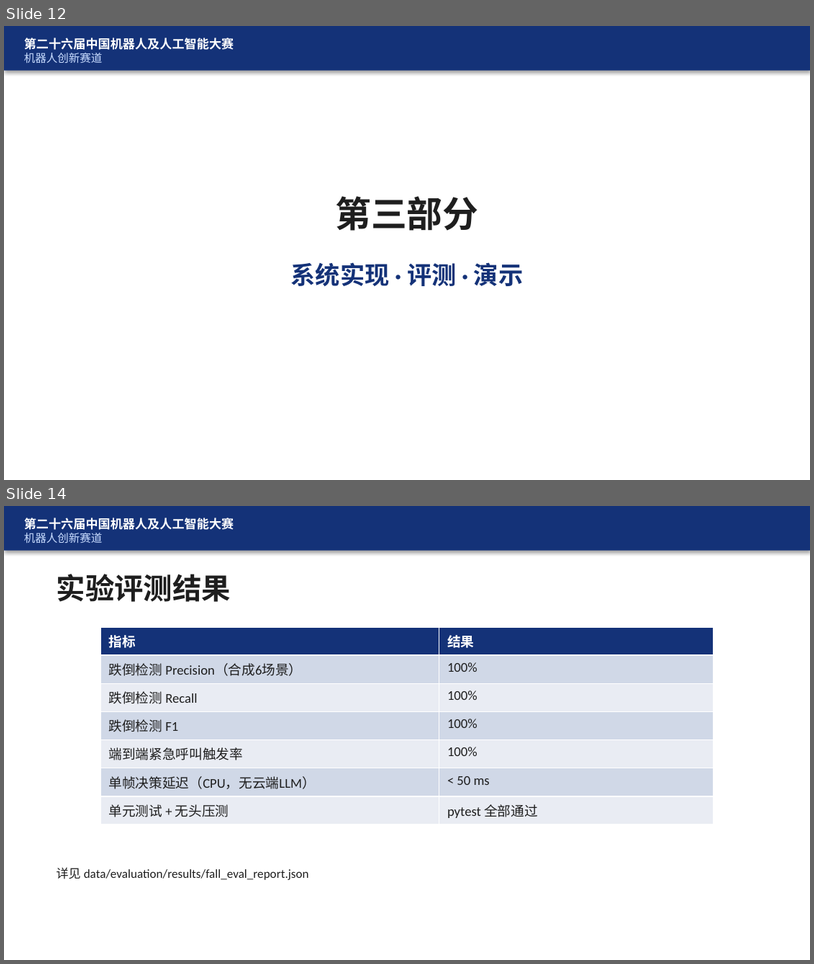
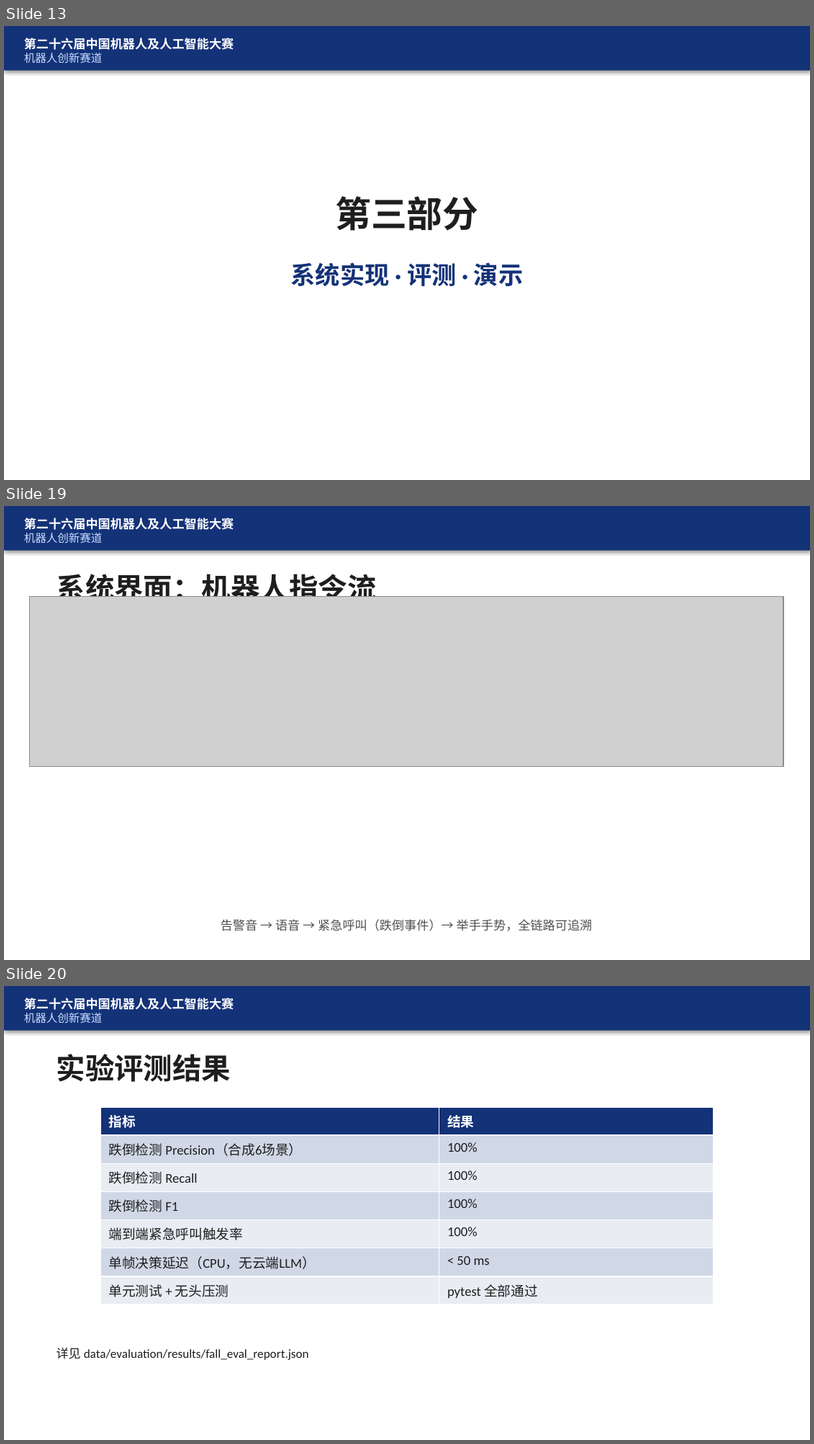
Before and after one commit to FBB123571/ElderCare-Humanoid-Platform, a slide deck: docs/答辩_CareCompanion.pptx. Shown one above the other, each under a label of ours: slides 12 and 14 before the commit, slides 13, 19 and 20 after it; the slides between them are not shown. The pictures are 814x964 and 814x1444 pixels, drawn with LibreOffice and Linux fonts; fonts in the diff are those of the drawing; grey boxes stand for pictures. Boxes give left, top, right and bottom in pixels: in the first picture for what was removed or moved away, otherwise in the second. Text is boxed around its words. In the diff, an @@ line names an element or a change of style, - is before the commit and + after.

Commit message:
docs: embed Web screenshots in defense PPT
Add six答辩界面截图 to docs/assets and regenerate the 26-slide
答辩_CareCompanion.pptx via generate_presentation.py; include PPT checklist.

```diff
--- a/docs/答辩_CareCompanion.pptx
+++ b/docs/答辩_CareCompanion.pptx
@@ slide 19 added at [4, 506, 810, 960], background #FFFFFF @@
@@ rectangle added at [4, 506, 810, 551], fill #143278 @@
@@ text added at [24, 518, 234, 543], 11 pt, text #FFFFFF, bold @@
+第二十六届中国机器人及人工智能大赛
+机器人创新赛道
@@ text added at [57, 569, 377, 597], 26 pt, text #1E1E1E, bold @@
+系统界面：机器人指令流
@@ picture added at [30, 596, 784, 767] @@
@@ text added at [221, 919, 593, 931], 11 pt, text #505050 @@
+告警音 → 语音 → 紧急呼叫（跌倒事件）→ 举手手势，全链路可追溯
@@ what was slide 12 is now slide 13 @@
@@ what was slide 14 is now slide 20 @@
```
Also in this commit, not shown: 3 slides changed, 5 other slides added, 8 other files.
